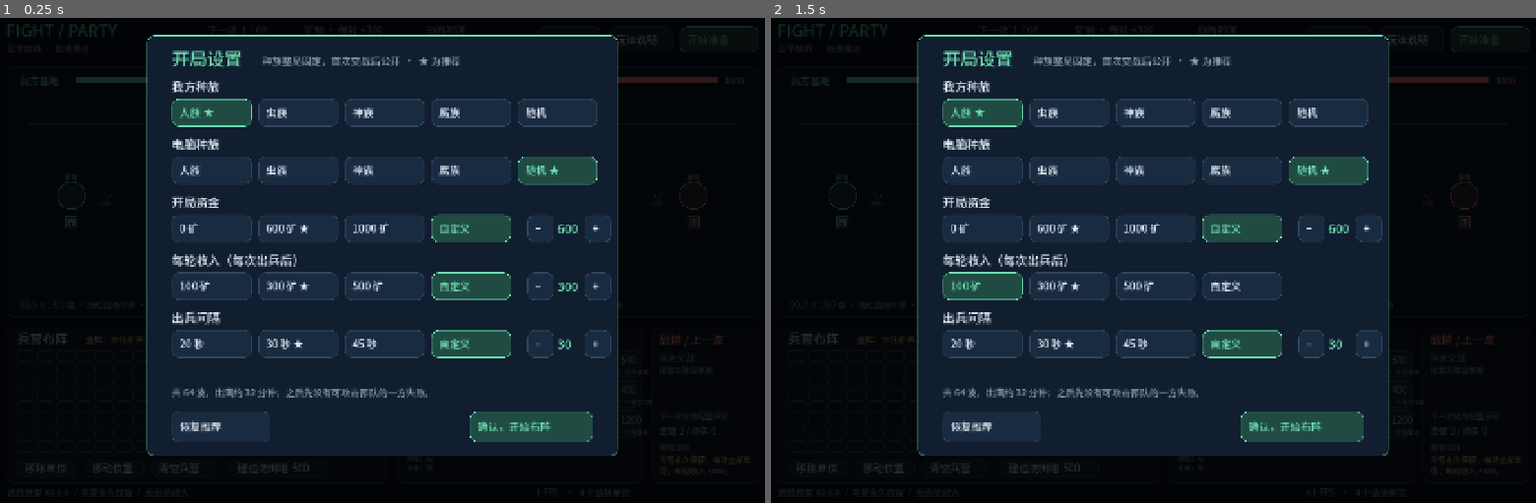
Above: before the commit, frames 1-2 (left to right).
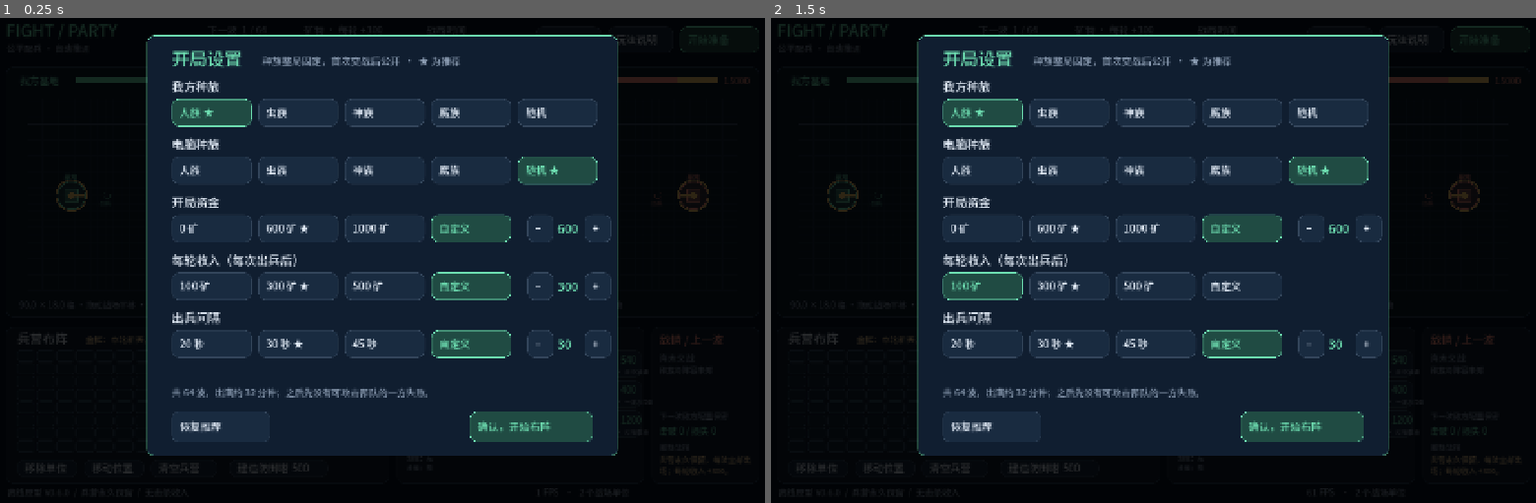
Above: after the commit, the same moments.

Repository: Pickher/FightParty
Game: Godot game, scene res://scenes/main.tscn
Two runs of this game, one before a commit and one after it. Both use one fixed random seed, a clock stepped at 60 frames per second and the inputs below.
Inputs (mouse positions are in pixels of both pictures, inside the frame that each line leads up to):
- Up to frame 1 (0.25 s): no input
- Up to frame 2 (1.5 s): tap Enter at 0.5 s; drag from (1153, 260) to (1230, 148) at 0.52 s; tap Space at 1.25 s; drag from (992, 284) to (1115, 357) at 1.27 s

The runs differ from the first frame. In frame 1, 0.2% of the frame differs, in the area x 7-99%, y 12-44%; in frame 2, 0.2%.

Commit message:
feat: integrate base defenses with permanent defense-layer loss

Diff:
--- a/data/rules.json
+++ b/data/rules.json
@@ -1,5 +1,5 @@
 {
-  "version": "0.8.0",
+  "version": "0.8.1",
   "tick_rate": 20,
   "wave_seconds": 30,
   "races": [
@@ -13,7 +13,8 @@
   "wave_income": 300,
   "wave_limit": 64,
   "final_phase_max_seconds": 600,
-  "base_hp": 3000,
+  "base_hp": 10000,
+  "base_regen_per_second": 5,
   "unit_lifetime": 0,
   "structures": true,
   "treasury_reward": 400,
@@ -77,8 +78,6 @@
     "base_x": 5.625,
     "base_y": 9,
     "base_radius": 1.75,
-    "gate_x": 5.625,
-    "gate_y": 12.375,
     "treasury_x": 37.125,
     "treasury_y": 9,
     "tower_x": 39.375,
--- a/data/units.json
+++ b/data/units.json
@@ -1,5 +1,5 @@
 {
- "version": "0.8.0",
+ "version": "0.8.1",
  "units": {
   "rifle": {
    "name": "特战队员",
@@ -2805,27 +2805,27 @@
    "collision_radius": 0.5
   },
   "gate_tower": {
-   "name": "门口防御塔",
+   "name": "基地防御模块",
    "symbol": "G",
    "race": "neutral",
    "cost": 0,
    "structure": true,
-   "hp": 2500,
+   "hp": 5000,
    "armor_type": "heavy",
-   "armor": 3,
+   "armor": 0,
    "target_layers": [
     "ground",
     "air"
    ],
    "attacks_base": false,
-   "damage": 45,
-   "interval": 1.0,
-   "range": 7.8571,
+   "damage": 300,
+   "interval": 0.2,
+   "range": 8,
    "speed": 0.0,
    "splash": 0.0,
    "color": "9fd8ff",
-   "role": "基地门口 · 强力单体",
-   "counter": "被摧毁后基地再无还手能力",
+   "role": "基地一体防御 · 单体反击",
+   "counter": "额外5000生命耗尽后永久失去反击，生命上限降为10000",
    "size": [
     1.5,
     1.5
@@ -2835,7 +2835,7 @@
    "shield_armor": 0,
    "energy": 0,
    "initial_energy": 0,
-   "health_regen": 0,
+   "health_regen": 5,
    "health_regen_delay": 0,
    "shield_regen": 0,
    "shield_regen_delay": 0,
@@ -2843,11 +2843,12 @@
    "energy_regen_delay": 0,
    "unit_type": "structure",
    "tags": [],
-   "damage_type": "physical",
-   "windup": 0,
-   "backswing": 0,
-   "hit_count": 1,
-   "collision_radius": 0.75
+   "damage_type": "true",
+   "windup": 0,
+   "backswing": 0,
+   "hit_count": 1,
+   "collision_radius": 0.75,
+   "attacks_structures": true
   },
   "treasury": {
    "name": "宝库",
--- a/project.godot
+++ b/project.godot
@@ -2,7 +2,7 @@
 
 [application]
 config/name="FightParty"
-config/version="0.8.0"
+config/version="0.8.1"
 run/main_scene="res://scenes/main.tscn"
 config/features=PackedStringArray("4.4", "GL Compatibility")
 config/icon="res://assets/icon.svg"
--- a/scripts/battle_sim.gd
+++ b/scripts/battle_sim.gd
@@ -7,6 +7,7 @@
 const Catalog = preload("res://scripts/catalog.gd")
 const Unit = preload("res://scripts/units/unit.gd")
 const WeaponDefinition = preload("res://scripts/units/weapon_definition.gd")
+const BaseDefense = preload("res://scripts/units/base_defense.gd")
 const SkillSystem = preload("res://scripts/skills/skill_system.gd")
 const Shield = preload("res://scripts/skills/services/shield_service.gd")
 const StatusService = preload("res://scripts/skills/services/status_service.gd")
@@ -43,7 +44,8 @@
 var units: Array = []
 # 已发出的传播攻击独立于发射者存活，按固定步推进。
 var attack_waves: Array = []
-var bases: Array = [3000.0, 3000.0]
+var bases: Array = [0.0, 0.0]
+var base_defenses: Array = []
 var tick: int = 0
 var wave: int = 0
 # 最后一波出兵的 tick；-1 表示还没到最后一波。
@@ -78,15 +80,15 @@
 	for team in range(2):
 		if not Catalog.RACES.has(races[team]):
 			races[team] = "terran"
-	bases = [float(rules.base_hp), float(rules.base_hp)]
+	base_defenses = [BaseDefense.create(bool(rules.get("structures", true))), BaseDefense.create(bool(rules.get("structures", true)))]
+	bases = [base_max_hp(0), base_max_hp(1)]
 	minerals = [int(rules.start_minerals), int(rules.start_minerals)]
 	journal = {"rules_version":rules.version,"seed":seed_value,"settings":overrides.duplicate(true),"actions":[],"waves":[]}
 	if bool(rules.get("structures", true)):
 		for team in range(2):
-			_place_structure(team, "gate_tower", "gate")
 			_place_structure(team, "treasury", "treasury")
 
-## 结构体（门口防御塔、宝库、防御塔）也是 units 中的静止单位，坐标来自 layout 的 <name>_x/<name>_y。
+## 宝库、玩家防御塔是 units 中的静止单位；基地防御层不是独立实体。
 func _place_structure(team: int, kind: String, slot: String) -> Dictionary:
 	var layout: Dictionary = rules.layout
 	return spawn_unit(team, kind, Vector2(mirror_x(team, float(layout[slot + "_x"])), float(layout[slot + "_y"])))
@@ -388,6 +390,15 @@
 
 func base_pos(team: int) -> Vector2:
 	return Vector2(mirror_x(team, float(rules.layout.base_x)), float(rules.layout.base_y))
+
+func base_max_hp(team: int) -> float:
+	return float(rules.base_hp) + (float(catalog.gate_tower.hp) if bool(base_defenses[team].active) else 0.0)
+
+func base_has_defense(team: int) -> bool:
+	return bool(base_defenses[team].active) and float(bases[team]) > float(rules.base_hp)
+
+func base_extra_hp(team: int) -> float:
+	return maxf(0.0, float(bases[team]) - float(rules.base_hp)) if base_has_defense(team) else 0.0
 
 func clamp_to_field(point: Vector2) -> Vector2:
 	var bounds: Dictionary = rules.layout.bounds
@@ -726,6 +737,7 @@
 	var frame := {"sim":self,"dt":dt,"hits":hits,"heals":heals,"moves":moves,"self_costs":self_costs,"base_hits":base_hits,"pending_slows":pending_slows,"motion":motion}
 	skill_system.frame(frame)
 	StatusService.tick(self,dt,hits)
+	BaseDefense.fire(self, frame)
 	for unit in units:
 		var ctx: Dictionary = frame.duplicate()
 		ctx.unit=unit
@@ -846,9 +858,7 @@
 	_prune_unit_instances()
 	skill_system.end_frame(units)
 	for team in range(2):
-		bases[team] = maxf(0.0, float(bases[team]) - float(base_hits[team]))
-		if base_hits[team] > 0:
-			events.append({"type":"base_damage","team":team,"amount":base_hits[team]})
+		BaseDefense.settle(self, team, float(base_hits[team]), dt)
 	if not revealed and (not hits.is_empty() or float(base_hits[0]) + float(base_hits[1]) > 0.0):
 		revealed = true
 		revealed_tick = tick
@@ -872,7 +882,7 @@
 func _end(result: int) -> void:
 	finished = true
 	winner = result
-	journal["result"] = {"winner":winner,"tick":tick,"bases":bases.duplicate(),"kills":kills.duplicate()}
+	journal["result"] = {"winner":winner,"tick":tick,"bases":bases.duplicate(),"base_max_hp":[base_max_hp(0),base_max_hp(1)],"base_defenses":base_defenses.duplicate(true),"kills":kills.duplicate()}
 	events.append({"type":"ended","winner":winner})
 
 ## viewer 能看到的对方上一波阵容：首次交战前为空数组。电脑与敌情栏都只能用它。
@@ -890,6 +900,7 @@
 	public_formations[viewer] = last_formations[viewer].duplicate(true)
 	public_formations[1 - viewer] = visible_enemy_formation(viewer)
 	return {"tick":tick,"wave":wave,"minerals":minerals[viewer],"bases":bases.duplicate(),
+		"base_max_hp":[base_max_hp(0),base_max_hp(1)],"base_defenses":base_defenses.duplicate(true),
 		"units":units.map(func(unit): return unit_model(unit).snapshot()),"attack_waves":attack_waves.duplicate(true),"skill_areas":skill_areas.duplicate(true),"last_formations":public_formations,
 		"races":[visible_race(viewer, 0), visible_race(viewer, 1)],"revealed":revealed,
 		"own_formation":formations[viewer].duplicate(true),"finished":finished,"winner":winner}
--- a/scripts/battle_view.gd
+++ b/scripts/battle_view.gd
@@ -51,6 +51,17 @@
 		if view.grow(float(sim.rules.layout.base_radius)).has_point(base):
 			draw_circle(p,r,Color(color,0.15))
 			draw_arc(p,r,0,TAU,32,color,2)
+			# 核心与炮台共用基地中心，防御层失效后只留下核心。
+			var core := Rect2(p-Vector2(r*0.5,r*0.45),Vector2(r,r*0.9))
+			draw_rect(core,Color(color,0.3))
+			draw_rect(core,color,false,1.5)
+			draw_line(p+Vector2(-r*0.32,0),p+Vector2(r*0.32,0),color,2)
+			if sim.base_has_defense(team):
+				var defense_color := Color("ffcd70")
+				var fraction: float = sim.base_extra_hp(team)/float(sim.catalog.gate_tower.hp)
+				draw_arc(p,r*1.12,-PI*0.5,-PI*0.5+TAU*fraction,40,defense_color,2.5)
+				draw_circle(p,r*0.23,defense_color)
+				draw_line(p,p+Vector2(r*0.9*(1 if team==0 else -1),0),defense_color,maxf(2.0,r*0.18))
 			label(p+Vector2(-14,-r-4),"基地",color)
 		var spawn_point := Vector2(sim.mirror_x(team,float(sim.rules.layout.spawn_x)),float(sim.rules.layout.spawn_y))
 		if view.grow(1.0).has_point(spawn_point):
--- a/scripts/main.gd
+++ b/scripts/main.gd
@@ -265,15 +265,15 @@
 			_save_journal()
 			if volume > 0:
 				speaker.play()
+		elif event.type == "base_defense_lost":
+			_note("%s基地防御失效 · 无法恢复" % ("我方" if event.team == 0 else "敌方"))
 		elif event.type == "structure_destroyed":
-			var names := {"treasury":"宝库","gate_tower":"门口防御塔","tower":"防御塔"}
+			var names := {"treasury":"宝库","gate_tower":"基地防御模块","tower":"防御塔","terran_bunker":"地堡"}
 			var side: String = "我方" if event.team == 0 else "敌方"
 			if event.kind == "treasury":
 				_note("%s宝库被摧毁 · %s +%d 矿" % [side,"敌方" if event.team == 0 else "我方",int(sim.rules.treasury_reward)])
-			elif event.kind == "gate_tower":
-				_note("%s门口防御塔失守 · 基地已无防御" % side)
 			else:
-				_note("%s%s被摧毁" % [side,names[event.kind]])
+				_note("%s%s被摧毁" % [side,names.get(event.kind,"建筑")])
 		elif event.type == "revealed":
 			_note("首次交战 · 敌方种族：%s" % _race_name(str(sim.races[1])))
 		elif event.type == "tower_built" and event.team == 1:
@@ -394,7 +394,11 @@
 		var color: Color = MINT if team==0 else CORAL
 		var x: float = 56 if team==0 else 1000
 		_text(Vector2(x,130),"我方基地" if team==0 else "敌方基地",18,color)
-		_bar(Rect2(x+104,116,230,10),float(sim.bases[team])/float(sim.rules.base_hp),color)
+		var capacity: float = sim.base_max_hp(team)
+		_bar(Rect2(x+104,116,230,10),float(sim.bases[team])/capacity,color)
+		if sim.base_has_defense(team):
+			var extra_width: float = 230.0*sim.base_extra_hp(team)/capacity
+			draw_rect(Rect2(x+104+230.0*float(sim.rules.base_hp)/capacity,116,extra_width,10),Color("ffcd70"))
 		_text(Vector2(x+344,130),str(int(sim.bases[team])),16,color)
 	if battle_viewport!=null:
 		draw_texture_rect(battle_viewport.get_texture(),BATTLE_RECT,false)
@@ -539,7 +543,7 @@
 		"4. 本轮新买、未出场的单位取消可全额退回；出场过的取消不退款。",
 		"5. 部队一直战斗到阵亡；移动兵营里的单位免费。",
 		"6. 观察敌方上一波，选择克制组合。AI 不偷看你的新阵容。",
-		"   门口塔守护基地，塔倒后基地无还手；摧毁敌方宝库奖励 %d 矿。" % int(sim.rules.treasury_reward),
+		"   基地防御层耗尽后永久失去反击，每秒回血5；摧毁敌方宝库奖励 %d 矿。" % int(sim.rules.treasury_reward),
 		"   可花 %d 矿建造一座防御塔，前期火力强，被摧毁无奖励、不能重建。" % int(sim.catalog[sim.tower_kind(0)].cost),
 		"7. 摧毁基地获胜；第 %d 波后先没有可攻击部队的一方失败。" % int(sim.rules.wave_limit),
 		"8. 空格键暂停，Esc 打开说明；手机切后台会自动暂停。",
--- /dev/null
+++ b/scripts/units/base_defense.gd
@@ -0,0 +1,60 @@
+extends RefCounted
+## 基地只用一份生命池；防御层、攻击周期均为可保存的纯字典状态。
+const AttackCycle = preload("res://scripts/units/attack_cycle.gd")
+
+static func create(active: bool) -> Dictionary:
+	var state := AttackCycle.create()
+	state.active = active
+	return state
+
+## 必须先判定防御层破坏，再回血；达到核心生命上限便永久失效。
+static func update_phase(sim, team: int) -> void:
+	var state: Dictionary = sim.base_defenses[team]
+	if bool(state.active) and float(sim.bases[team]) <= float(sim.rules.base_hp):
+		state.active = false
+		state.merge(AttackCycle.create(), true)
+		sim.events.append({"type":"base_defense_lost","team":team,"pos":sim.base_pos(team)})
+
+static func settle(sim, team: int, damage: float, dt: float) -> void:
+	sim.bases[team] = maxf(0.0, float(sim.bases[team]) - damage)
+	if damage > 0:
+		sim.events.append({"type":"base_damage","team":team,"amount":damage})
+	update_phase(sim, team)
+	# 归零的基地不能被同一步回血救活，也不能在后续恢复防御层。
+	if float(sim.bases[team]) <= 0: return
+	var regen: float = float(sim.catalog.gate_tower.health_regen) if sim.base_has_defense(team) else float(sim.rules.base_regen_per_second)
+	sim.bases[team] = minf(sim.base_max_hp(team), float(sim.bases[team]) + regen * dt)
+
+static func valid_target(sim, source: Dictionary, target, weapon: Dictionary) -> bool:
+	return target != null and not target.is_empty() and float(target.hp) > 0 and target.team != source.team and source.pos.distance_to(target.pos) <= float(weapon.range) and sim._can_hit_unit(source, target, weapon)
+
+static func fire(sim, frame: Dictionary) -> void:
+	var weapon: Dictionary = sim.definitions.gate_tower.primary_weapon_data
+	for team in range(2):
+		update_phase(sim, team)
+		if not sim.base_has_defense(team): continue
+		var state: Dictionary = sim.base_defenses[team]
+		# 不加入 units，避免基地和防御塔被范围攻击重复扣血。
+		var source := {"id":-team-1,"kind":"gate_tower","team":team,"pos":sim.base_pos(team)}
+		AttackCycle.tick_attack(state, float(frame.dt), 1.0)
+		var target = sim.by_id.get(int(state.locked_target_id))
+		if not valid_target(sim, source, target, weapon):
+			state.locked_target_id = 0
+			target = {}
+			var best_distance := INF
+			for candidate in sim.nearby_team(source.pos, float(weapon.range), 1-team):
+				if not valid_target(sim, source, candidate, weapon): continue
+				var distance: float = source.pos.distance_squared_to(candidate.pos)
+				if distance < best_distance or (is_equal_approx(distance, best_distance) and int(candidate.id) < int(target.get("id",2147483647))):
+					target = candidate
+					best_distance = distance
+		var eligible: bool = not target.is_empty()
+		var target_id: int = int(target.id) if eligible else 0
+		if not AttackCycle.ready_to_fire(state, weapon, target_id, eligible): continue
+		state.locked_target_id = target_id
+		var shot: Dictionary = frame.duplicate()
+		shot.unit = source
+		shot.target = target
+		shot.damage_multiplier = 1.0
+		sim.queue_direct_strike(shot, weapon, target, 0)
+		sim.events.append({"type":"attack","from":source.pos,"to":target.pos,"kind":"gate_tower","team":team,"splash":0.0})
Binary file changed: assets/NotoSansSC.ttf
Not shown, changed: export_presets.cfg
Not shown, changed: data/units/兵种配置.xlsx
Not shown, changed: docs/ARCHITECTURE.md
Not shown, changed: docs/DESIGN.md
Not shown, changed: docs/DEVELOPMENT.md
Not shown, changed: docs/WORLD_UNITS.md
